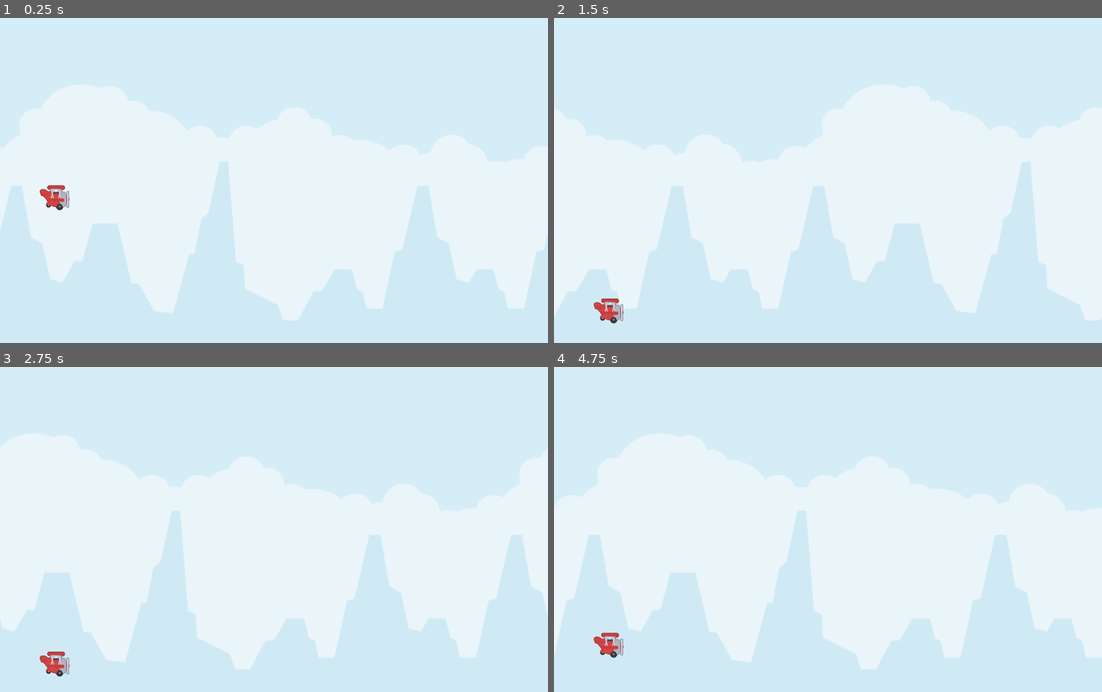
Above: before the commit, frames 1-4 (two rows, left to right).
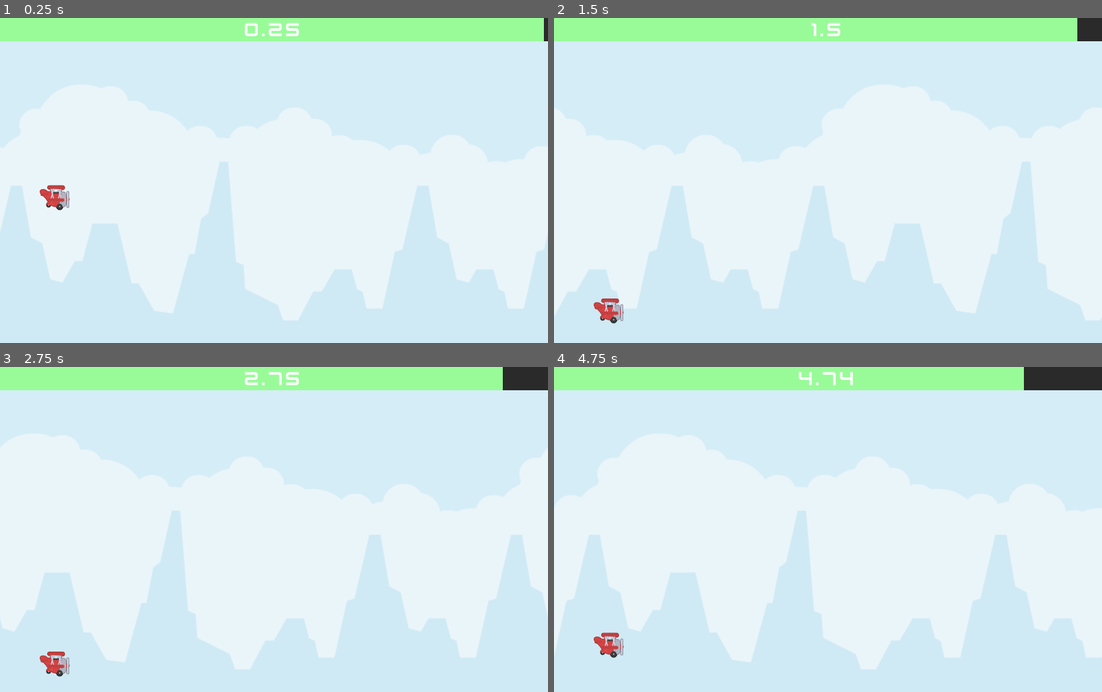
Above: after the commit, the same moments.

Repository: J35P1N/Godot4-FlappyBirdClone
Game: Godot game, scene res://scenes/Main.tscn
Two runs of this game, one before a commit and one after it. Both use one fixed random seed, a clock stepped at 60 frames per second and the inputs below.
Inputs (mouse positions are in pixels of both pictures, inside the frame that each line leads up to):
- Up to frame 1 (0.25 s): no input
- Up to frame 2 (1.5 s): move the mouse to (948, 164) at 0.52 s; click (948, 164) at 0.6 s; move the mouse to (718, 200) at 1.27 s; click (718, 200) at 1.35 s
- Up to frame 3 (2.75 s): move the mouse to (328, 458) at 2.02 s; click (328, 458) at 2.1 s
- Up to frame 4 (4.75 s): move the mouse to (800, 597) at 2.77 s; click (800, 597) at 2.85 s; move the mouse to (992, 581) at 3.52 s; click (992, 581) at 3.6 s; move the mouse to (663, 480) at 4.27 s; click (663, 480) at 4.35 s

The runs differ from the first frame. In frame 1, 7.2% of the frame differs, in the area x 0-100%, y 0-8%; in frame 2, 7.1%; in frame 3, 7.2%; in frame 4, 7.2%.

Commit message:
Adds player score accumulation and healthbar which decreases over time

Diff:
--- a/scenes/Main.gd
+++ b/scenes/Main.gd
@@ -1,7 +1,34 @@
 extends Node
 
 var dynamic_object_speed : int = 700
+var health_wane_speed : int = 3
+var player_health : float = 100
+var score : float
 
 func _process(delta):
 	for dynamic_object in get_tree().get_nodes_in_group("DynamicObject"):
 		dynamic_object.position.x -= delta * dynamic_object_speed
+
+	calculate_player_health(delta)
+	change_player_healthbar_color()
+
+	score += delta
+	var formatted_score : String = str(score)
+	var decimal_index = formatted_score.find(".")
+	$UI/Healthbar/ScoreLabel.text = formatted_score.left(decimal_index + 3)
+
+func calculate_player_health(delta : float):
+	if player_health > 0:
+		player_health -= delta * health_wane_speed
+		$UI/Healthbar.value = player_health
+
+func change_player_healthbar_color() -> void:
+	if player_health > 60:
+		$UI/Healthbar.get("theme_override_styles/fill") \
+			.bg_color = Color.PALE_GREEN
+	elif player_health > 25 && player_health <= 60:
+		$UI/Healthbar.get("theme_override_styles/fill") \
+			.bg_color = Color.PALE_GOLDENROD
+	else:
+		$UI/Healthbar.get("theme_override_styles/fill") \
+			.bg_color = Color.PALE_VIOLET_RED
--- a/scenes/Main.tscn
+++ b/scenes/Main.tscn
@@ -1,16 +1,23 @@
-[gd_scene load_steps=8 format=3 uid="uid://chpvsgknsa1me"]
+[gd_scene load_steps=11 format=3 uid="uid://chpvsgknsa1me"]
 
 [ext_resource type="Script" path="res://scripts/BackgroundContainer.gd" id="1_ncu1q"]
 [ext_resource type="Script" path="res://scenes/Main.gd" id="1_pyh0x"]
 [ext_resource type="Texture2D" uid="uid://dxv4bt2663olv" path="res://images/Background.png" id="2_7j3tq"]
 [ext_resource type="Script" path="res://scripts/Player.gd" id="4_02q8t"]
 [ext_resource type="Texture2D" uid="uid://d3ew4jivhcl62" path="res://images/Player.png" id="4_rjvuy"]
+[ext_resource type="FontFile" uid="uid://cwqe1cgmwpg45" path="res://fonts/kenvector_future.ttf" id="6_slmc6"]
 
 [sub_resource type="CircleShape2D" id="CircleShape2D_svnoq"]
 radius = 35.0143
 
 [sub_resource type="RectangleShape2D" id="RectangleShape2D_ky72c"]
 size = Vector2(1600, 20)
+
+[sub_resource type="StyleBoxFlat" id="StyleBoxFlat_7k7sx"]
+bg_color = Color(0.164706, 0.164706, 0.164706, 1)
+
+[sub_resource type="StyleBoxFlat" id="StyleBoxFlat_4176s"]
+bg_color = Color(0.164706, 0.164706, 0.164706, 1)
 
 [node name="Main" type="Node"]
 script = ExtResource("1_pyh0x")
@@ -47,9 +54,10 @@
 [node name="Walls" type="Node" parent="."]
 
 [node name="TopWall" type="StaticBody2D" parent="Walls"]
+position = Vector2(2.08165e-12, 2.08165e-12)
 
 [node name="WallHitbox" type="CollisionShape2D" parent="Walls/TopWall"]
-position = Vector2(800, 2.08165e-12)
+position = Vector2(799, 65)
 shape = SubResource("RectangleShape2D_ky72c")
 
 [node name="BottomWall" type="StaticBody2D" parent="Walls"]
@@ -57,3 +65,37 @@
 [node name="WallHitbox" type="CollisionShape2D" parent="Walls/BottomWall"]
 position = Vector2(800, 946)
 shape = SubResource("RectangleShape2D_ky72c")
+
+[node name="UI" type="Control" parent="."]
+z_index = 5
+layout_mode = 3
+anchors_preset = 15
+anchor_right = 1.0
+anchor_bottom = 1.0
+grow_horizontal = 2
+grow_vertical = 2
+
+[node name="Healthbar" type="ProgressBar" parent="UI"]
+layout_mode = 1
+anchors_preset = 10
+anchor_right = 1.0
+offset_bottom = 68.0
+grow_horizontal = 2
+theme_override_styles/background = SubResource("StyleBoxFlat_7k7sx")
+theme_override_styles/fill = SubResource("StyleBoxFlat_4176s")
+value = 100.0
+show_percentage = false
+
+[node name="ScoreLabel" type="Label" parent="UI/Healthbar"]
+layout_mode = 1
+anchors_preset = 15
+anchor_right = 1.0
+anchor_bottom = 1.0
+grow_horizontal = 2
+grow_vertical = 2
+theme_override_colors/font_color = Color(1, 1, 1, 1)
+theme_override_fonts/font = ExtResource("6_slmc6")
+theme_override_font_sizes/font_size = 60
+text = "0"
+horizontal_alignment = 1
+vertical_alignment = 1
